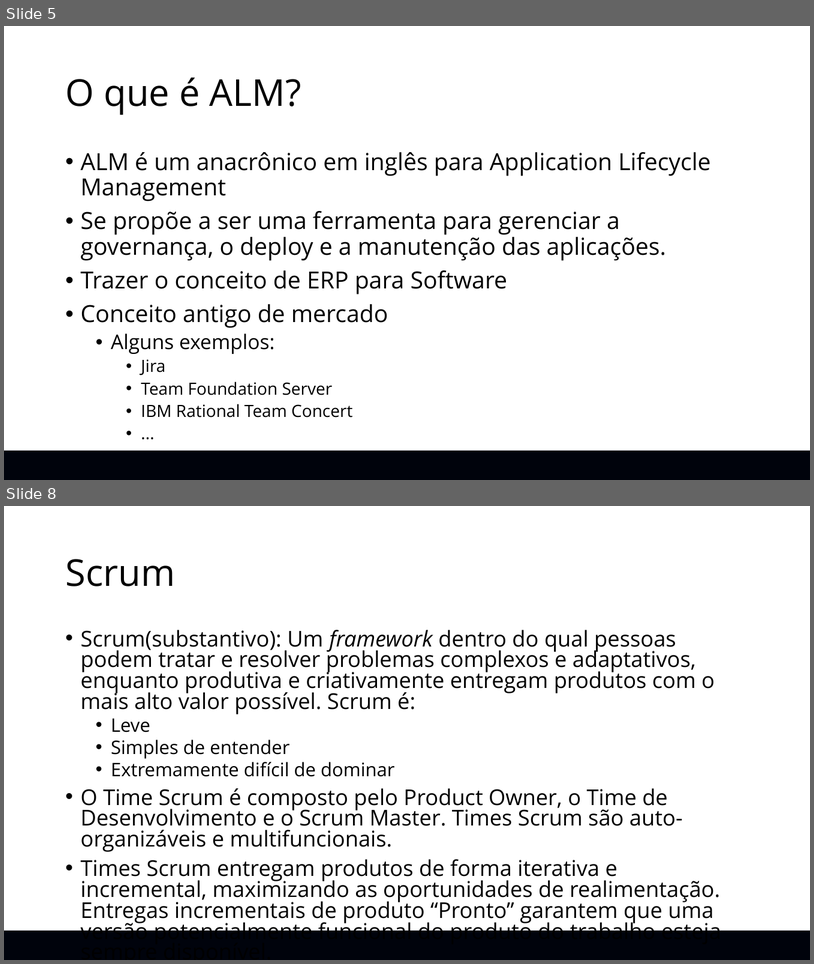
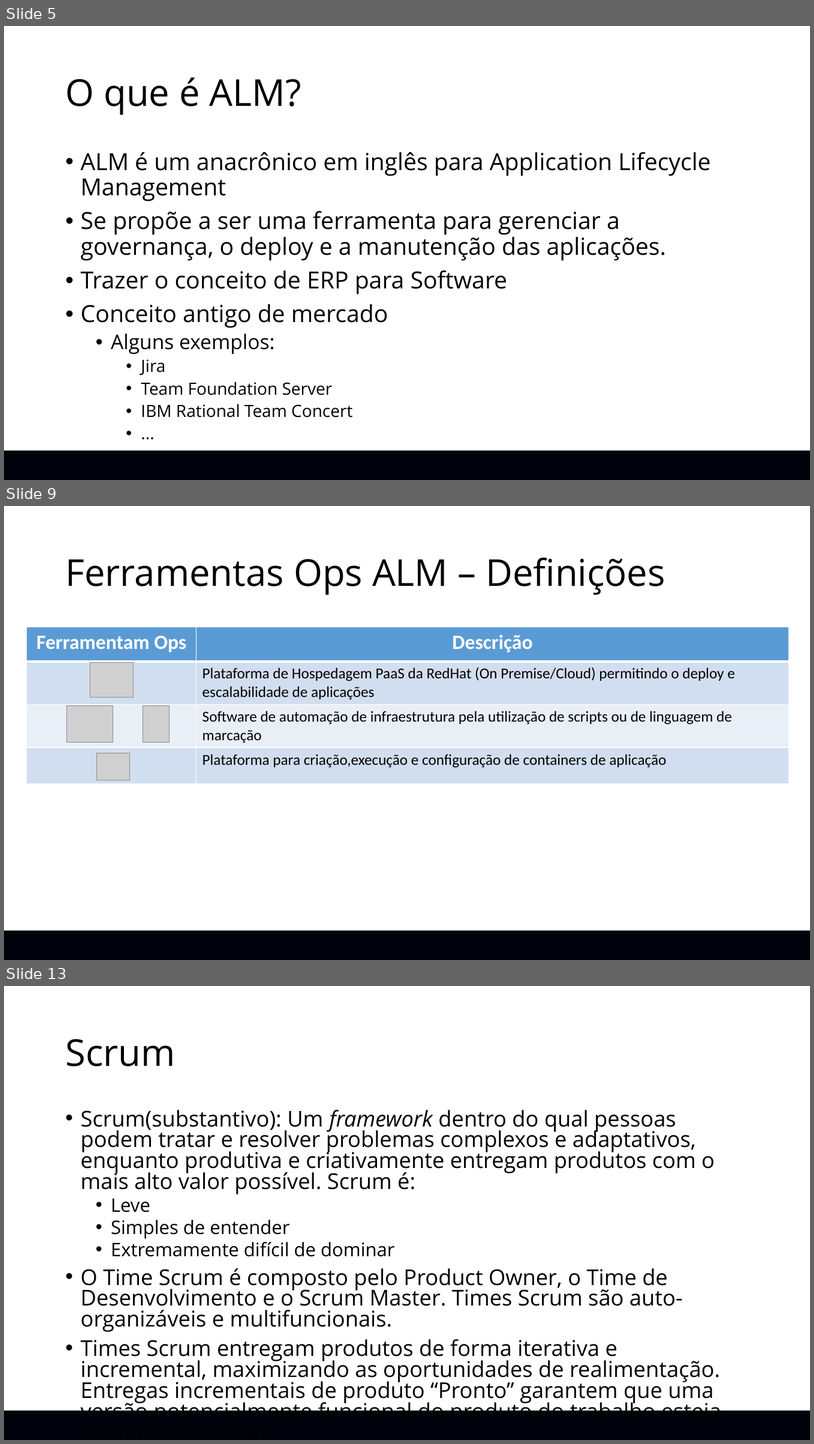
Before and after one commit to is44c/ALM-SerenityBR, a slide deck: Guias/Scrum e Jira/TreinamentoJira_ScrumMasterPO.pptx. Shown one above the other, each under a label of ours: slides 5 and 8 before the commit, slides 5, 9 and 13 after it; the slides between them are not shown. The pictures are 814x964 and 814x1444 pixels, drawn with LibreOffice and Linux fonts; fonts in the diff are those of the drawing; grey boxes stand for pictures; background and template pictures are left out. Boxes give left, top, right and bottom in pixels: in the first picture for what was removed or moved away, otherwise in the second. Text is boxed around its words. In the diff, an @@ line names an element or a change of style, - is before the commit and + after.

```diff
--- a/Guias/Scrum e Jira/TreinamentoJira_ScrumMasterPO.pptx
+++ b/Guias/Scrum e Jira/TreinamentoJira_ScrumMasterPO.pptx
@@ slide 9 added at (4,506,810,960), background #FFFFFF; not listed: 2 template elements that a slide beside it also shows @@
@@ title added at (65,558,666,595), 44 pt, text #000000 @@
+Ferramentas Ops ALM – Definições
@@ table added at (27,627,790,783), 4 rows, 2 columns @@
+Ferramentam Ops | Descrição
+ | Plataforma de Hospedagem PaaS da RedHat (On Premise/Cloud) permitindo o deploy e escalabilidade de aplicações
+ | Software de automação de infraestrutura pela utilização de scripts ou de linguagem de marcação
+ | Plataforma para criação,execução e configuração de containers de aplicação
@@ picture added at (90,662,133,697) @@
@@ picture added at (67,706,113,742) @@
@@ picture added at (143,706,170,742) @@
@@ picture added at (97,753,130,780) @@
@@ what was slide 8 is now slide 13 @@
```
Also in this commit, not shown: 6 slides changed, 7 other slides added, 7 other files.
